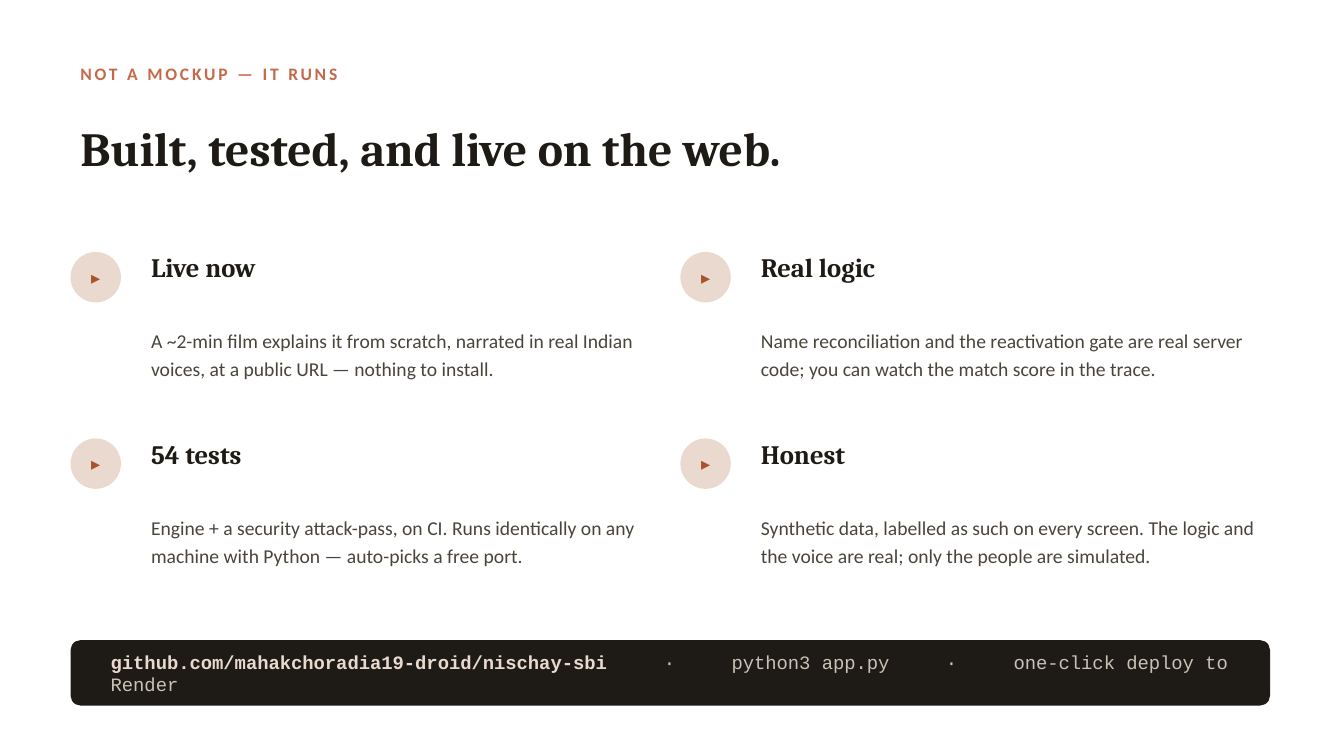
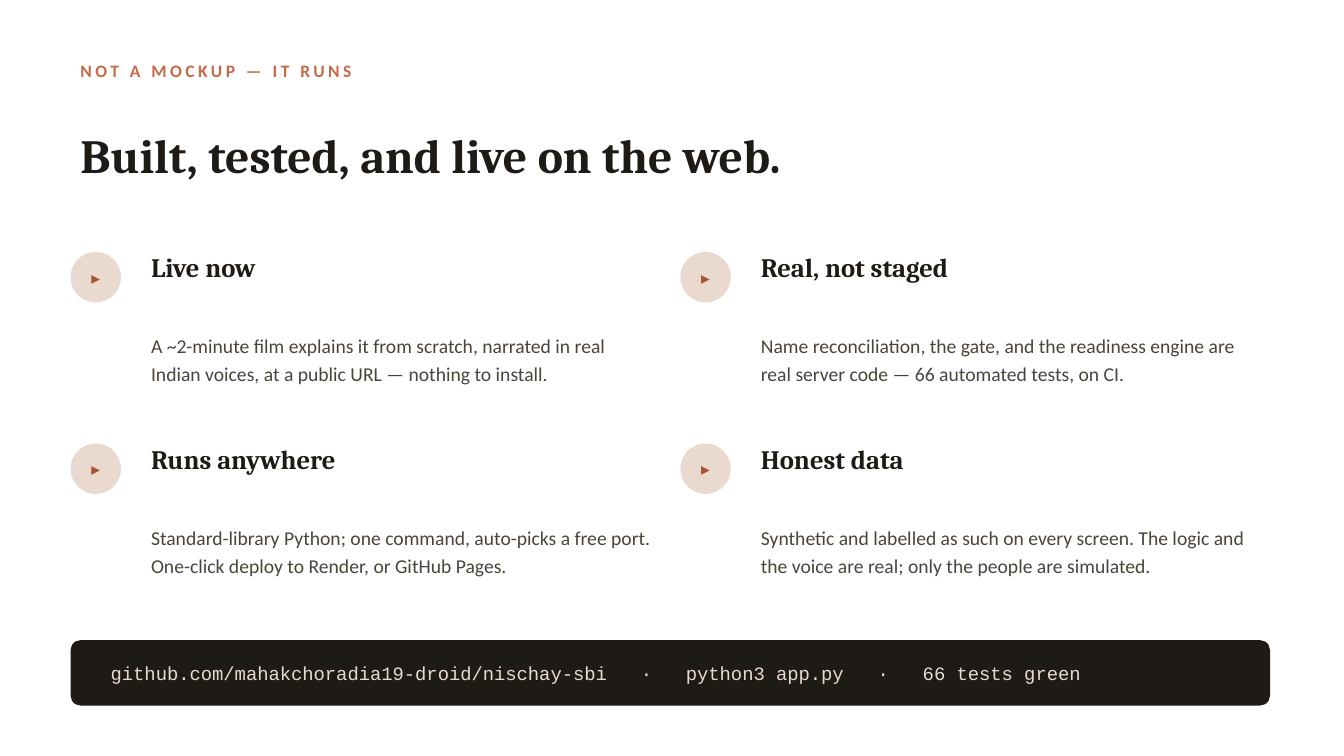
Before and after one commit to mahakchoradia19-droid/nischay-sbi, a slide deck: slide 10 of docs/Nischay_SBI_Hackathon.pptx. Drawn at 1344x756 pixels with LibreOffice and Linux fonts; fonts in the diff are those of the drawing. Boxes give left, top, right and bottom in pixels: in the first picture for what was removed or moved away, otherwise in the second. Text is boxed around its words. In the diff, an @@ line names an element or a change of style, - is before the commit and + after.

```diff
--- a/docs/Nischay_SBI_Hackathon.pptx
+++ b/docs/Nischay_SBI_Hackathon.pptx
@@ text "NOT A MOCKUP — IT ..." at [80, 65, 351, 77]: letter spacing 2 to 2.5 pt @@
@@ text "Built, tested, and live on ..." at [80, 140, 781, 180]: line spacing 35.7pt to 35.4pt @@
@@ text at [761, 258, 948, 283]: text changed @@
-Real logic
+Real, not staged
@@ text at [151, 339, 605, 385]: text changed @@
-A ~2-min film explains it from scratch, narrated in real Indian voices, at a public URL — nothing to install.
+A ~2-minute film explains it from scratch, narrated in real Indian voices, at a public URL — nothing to install.
@@ text at [761, 339, 1235, 383]: text changed @@
-Name reconciliation and the reactivation gate are real server code; you can watch the match score in the trace.
+Name reconciliation, the gate, and the readiness engine are real server code — 66 automated tests, on CI.
@@ ellipse: place and size @@
-ellipse at [71, 439, 121, 489]
+ellipse at [71, 444, 121, 494]
@@ text "▸" at [71, 444, 121, 494]: size 13 to 12.5 pt @@
@@ ellipse: place and size @@
-ellipse at [681, 439, 731, 489]
+ellipse at [681, 444, 731, 494]
@@ text "▸" at [681, 444, 731, 494]: size 13 to 12.5 pt @@
@@ text at [151, 450, 335, 475]: text changed @@
-54 tests
+Runs anywhere
@@ text at [761, 450, 904, 470]: text changed @@
-Honest
+Honest data
@@ text at [151, 531, 650, 577]: text changed @@
-Engine + a security attack-pass, on CI. Runs identically on any machine with Python — auto-picks a free port.
+Standard-library Python; one command, auto-picks a free port. One-click deploy to Render, or GitHub Pages.
@@ text at [761, 531, 1244, 576]: text changed @@
-Synthetic data, labelled as such on every screen. The logic and the voice are real; only the people are simulated.
+Synthetic and labelled as such on every screen. The logic and the voice are real; only the people are simulated.
@@ text at [111, 667, 1080, 684]: text changed; bold off @@
-github.com/mahakchoradia19-droid/nischay-sbi · python3 app.py · one-click deploy to Render
+github.com/mahakchoradia19-droid/nischay-sbi · python3 app.py · 66 tests green
```
Also in this commit, not shown: 5 other slides changed, 6 slides added, 6 slides removed, 8 other files.
